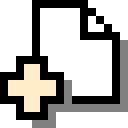
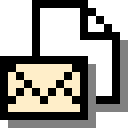
Layered file, before and after one edit (128x128). Changes by layer:
hid "add" over (0, 56, 72, 128)
added layer "Layer 1" above "preset" over (0, 56, 96, 128)
